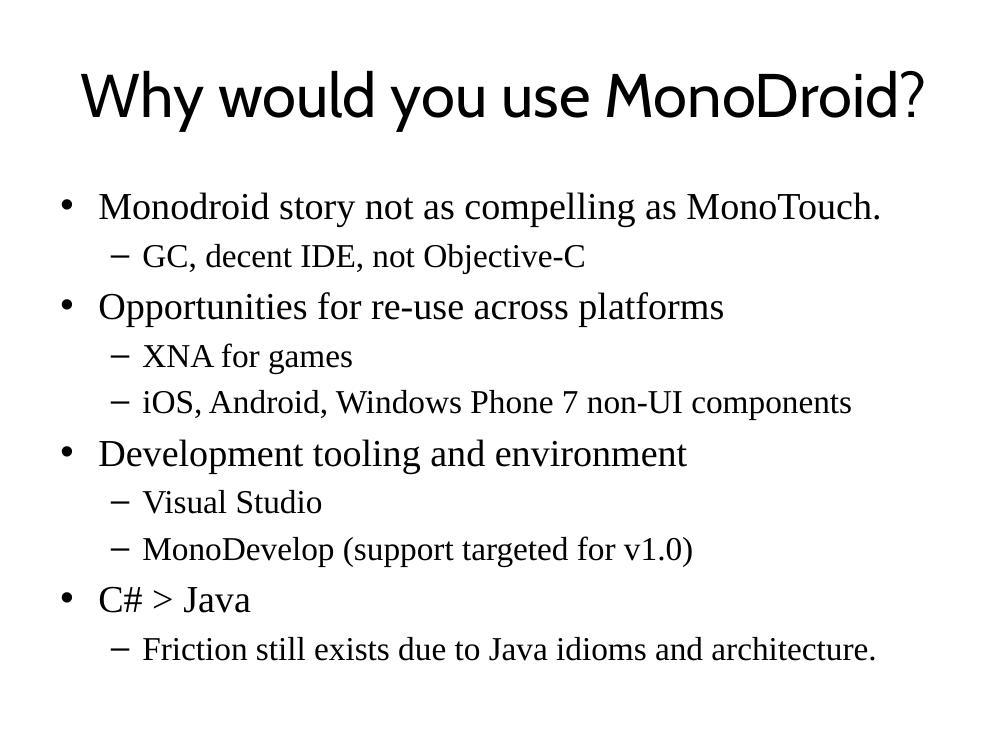
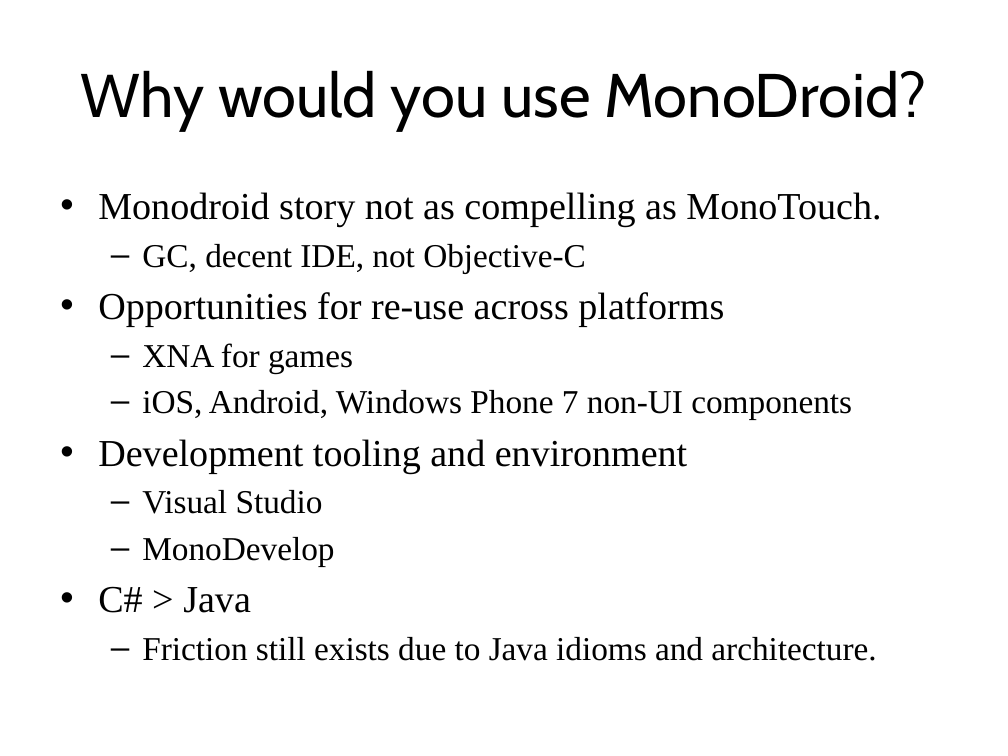
Before and after one commit to kevinmcmahon/MonoDroid101, a slide deck: slide 14 of slides/Monodroid101.pptx. Drawn at 1008x756 pixels with LibreOffice and Linux fonts; fonts in the diff are those of the drawing; background and template pictures are left out. Boxes give left, top, right and bottom in pixels: in the first picture for what was removed or moved away, otherwise in the second. Text is boxed around its words. In the diff, an @@ line names an element or a change of style, - is before the commit and + after.

```diff
--- a/slides/Monodroid101.pptx
+++ b/slides/Monodroid101.pptx
@@ text at <box>142,537,334,567</box>: text changed @@
-  – MonoDevelop (support targeted for v1.0)
+  – MonoDevelop
```
Also in this commit, not shown: 2 other slides changed.
